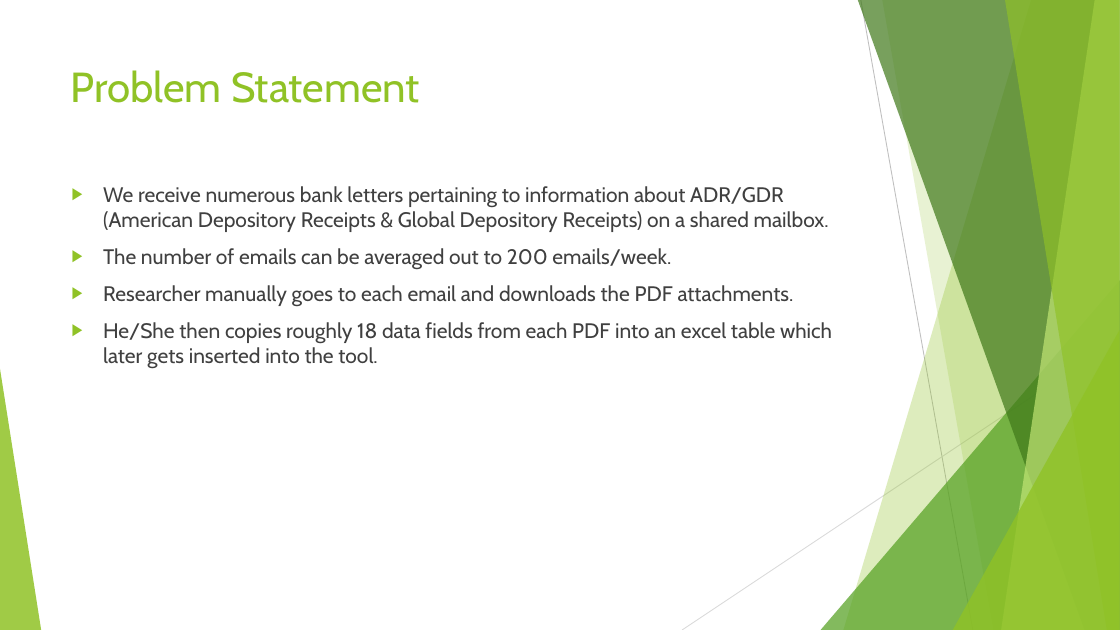
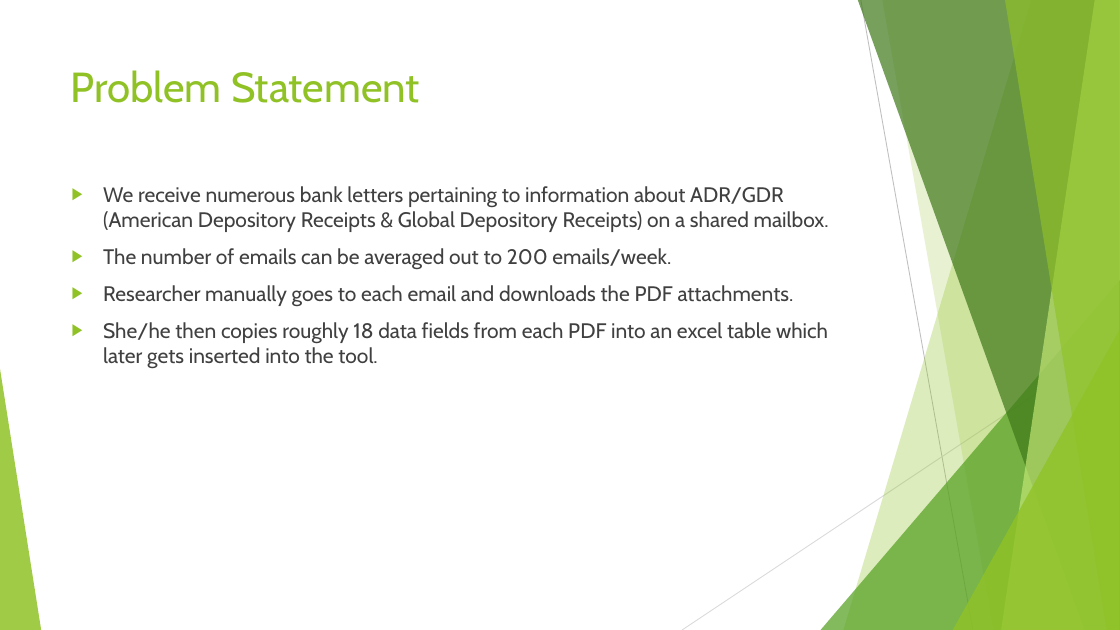
Before and after one commit to Aakriti23/Regular-Expressions, a slide deck: slide 2 of Regular Expressions.pptx. Drawn at 1120x630 pixels with LibreOffice and Linux fonts; fonts in the diff are those of the drawing. Boxes give left, top, right and bottom in pixels: in the first picture for what was removed or moved away, otherwise in the second. Text is boxed around its words. In the diff, an @@ line names an element or a change of style, - is before the commit and + after.

```diff
--- a/Regular Expressions.pptx
+++ b/Regular Expressions.pptx
@@ text at [103, 322, 828, 369]: text changed @@
-▶ He/She then copies roughly 18 data fields from each PDF into an excel table which later gets inserted into the tool.
+▶ She/he then copies roughly 18 data fields from each PDF into an excel table which later gets inserted into the tool.
```
Also in this commit, not shown: 1 slide added.
